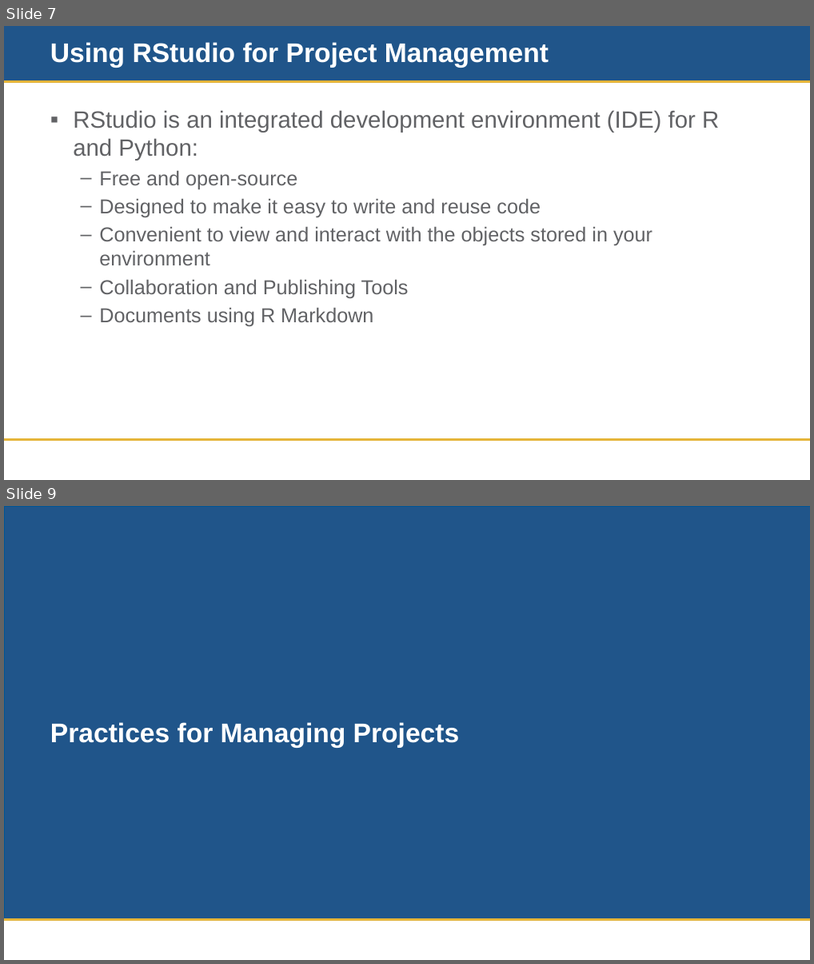
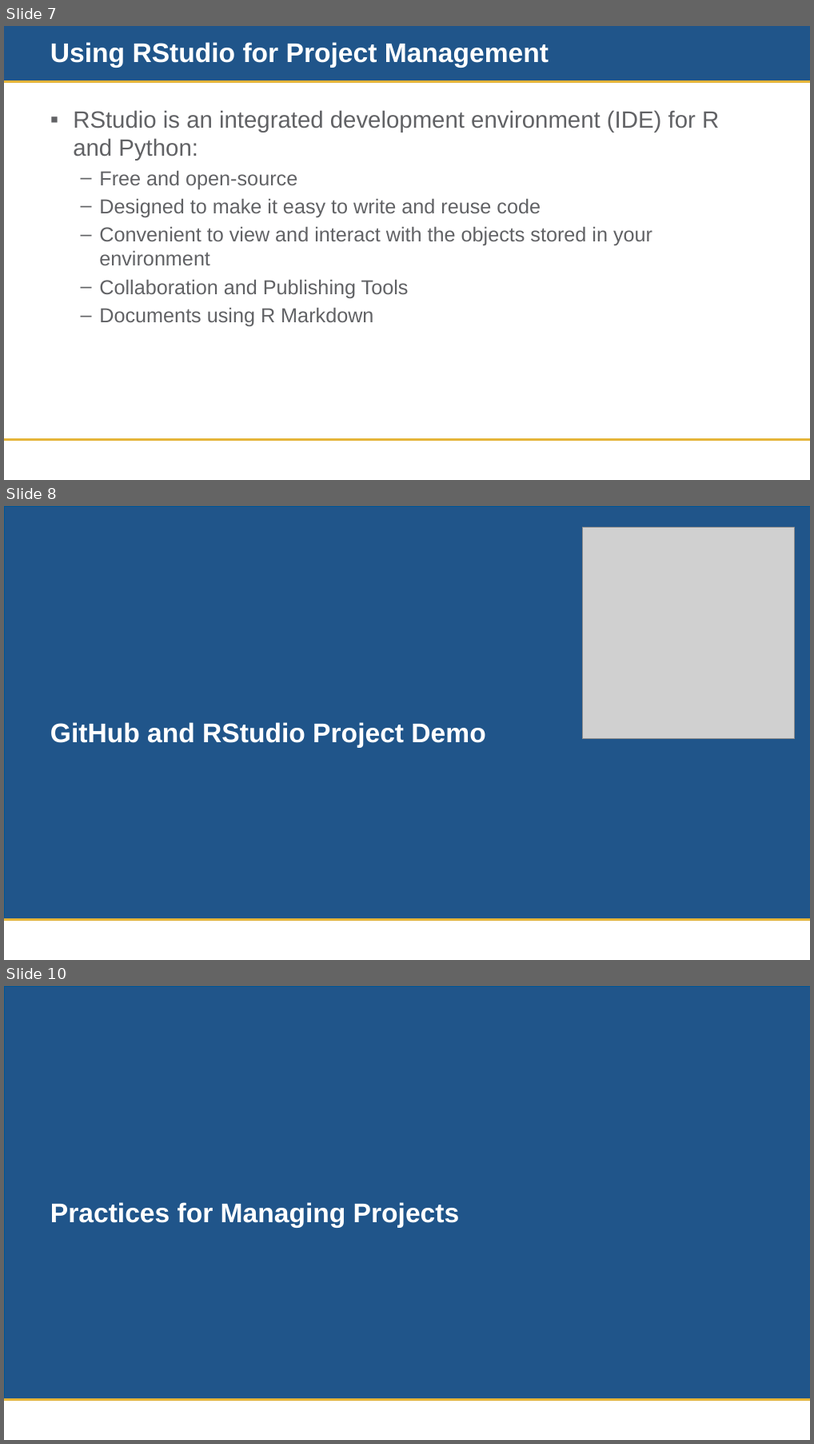
Before and after one commit to doujouDC/nihl-intro-r-classes, a slide deck: r-project-mgmt-repro/nih-r-project-mgmt-training-material/nihl-r-project-mgmt.pptx. Shown one above the other, each under a label of ours: slides 7 and 9 before the commit, slides 7, 8 and 10 after it; the slides between them are not shown. The pictures are 814x964 and 814x1444 pixels, drawn with LibreOffice and Linux fonts; fonts in the diff are those of the drawing; grey boxes stand for pictures; background and template pictures are left out. Boxes give left, top, right and bottom in pixels: in the first picture for what was removed or moved away, otherwise in the second. Text is boxed around its words. In the diff, an @@ line names an element or a change of style, - is before the commit and + after.

```diff
--- a/r-project-mgmt-repro/nih-r-project-mgmt-training-material/nihl-r-project-mgmt.pptx
+++ b/r-project-mgmt-repro/nih-r-project-mgmt-training-material/nihl-r-project-mgmt.pptx
@@ slide 8 added at <box>4,506,810,960</box>, background #FFFFFF; not listed: 3 template elements that a slide beside it also shows @@
@@ picture added at <box>583,527,794,739</box> @@
@@ title added at <box>50,722,486,748</box>, 32 pt, text #FFFFFF, bold @@
+GitHub and RStudio Project Demo
@@ what was slide 9 is now slide 10 @@
```
Also in this commit, not shown: 2 slides changed, 3 other slides added, 4 other files.
